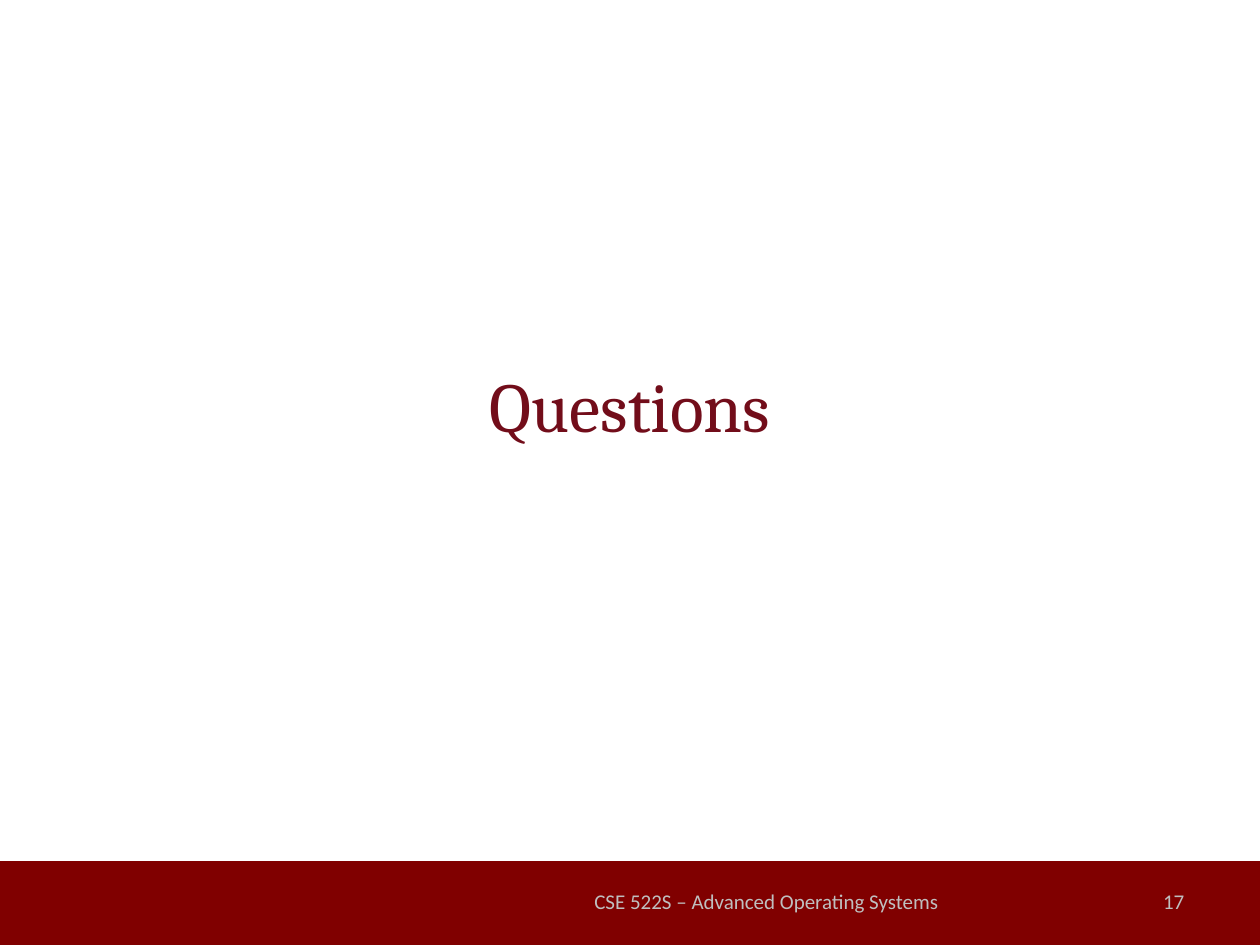
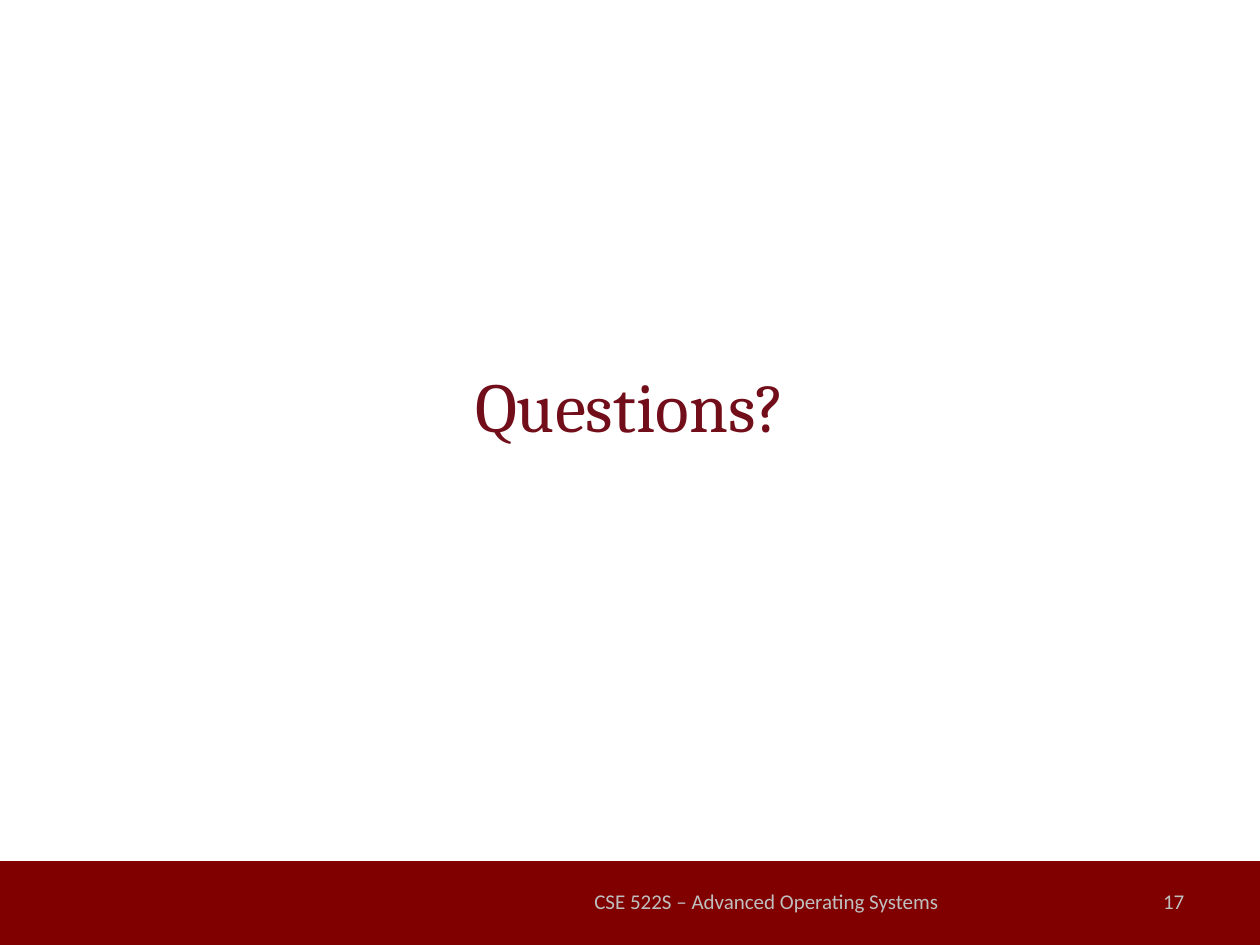
Before and after one commit to millerrt3/LinuxSuspendable, a slide deck: slide 17 of final_presentation.pptx. Drawn at 1260x945 pixels with LibreOffice and Linux fonts; fonts in the diff are those of the drawing; background and template pictures are left out. Boxes give left, top, right and bottom in pixels: in the first picture for what was removed or moved away, otherwise in the second. Text is boxed around its words. In the diff, an @@ line names an element or a change of style, - is before the commit and + after.

```diff
--- a/final_presentation.pptx
+++ b/final_presentation.pptx
@@ title at (x1=475, y1=384, x2=785, y2=444): text changed @@
-Questions
+Questions?
```
Also in this commit, not shown: 7 other slides changed, 7 other files.
